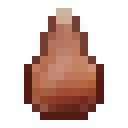
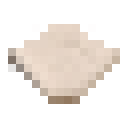
Layered file, before and after one edit (128×128). Changes by layer:
added layer "water_filter" above "leather_flask" over [8, 24, 120, 104]
hid "leather_flask", painted on it over [24, 8, 104, 120]
